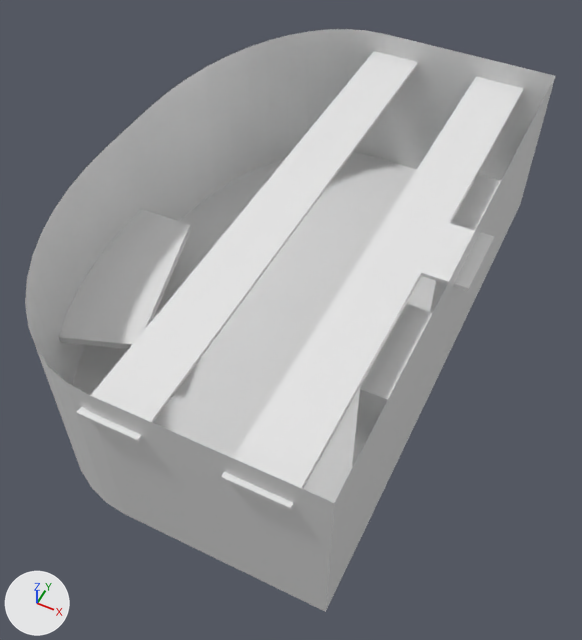
One commit to the Blender file Assets/Models/blenderFiles/LabFloor.blend: the scene before it, then after it.
Camera for both pictures: a 50 mm lens placed at (2.49, -14.49, 17.59), pointed at (-4.33, -0.85, 0.54). Arrows for +X, +Y and +Z are at lower left; the lights stay in place.

In view in the first picture: 'Case', 'case2', 'floor', 'rack1', 'rack2', 'table'.
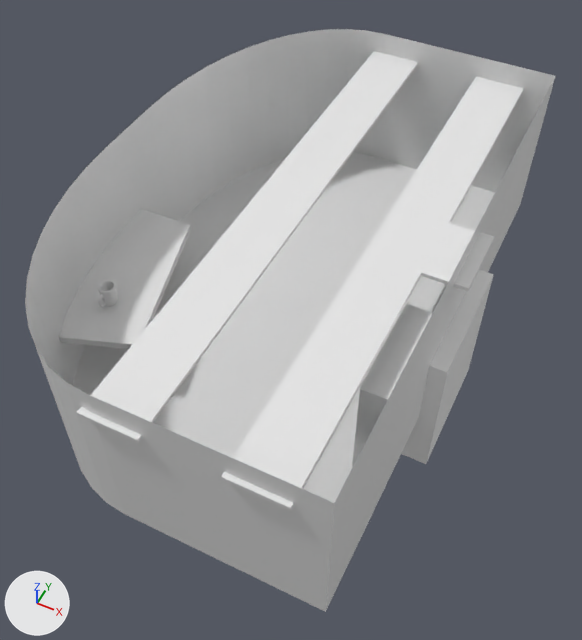
Where the newer file only moved an object's origin or applied its transform, the numbers keep the older frame.

Edits to the bpy script that builds the scene:
```text
Change me_cube_003:
    where me_cube_003.from_pydata(...)  # 96 vertices, 94 faces; spans x -0.53..0.53, y -3.31..0.46, z -2.43..1.76
    used by ob_case; location = (-0.55, 3.88, 1.98); scale = (0.76, 0.76, 0.76)
    me_cube_003 part 1: the whole mesh is multiplied about its middle by the matrix ((1.316, 0.0, 0.0), (0.0, 1.316, 0.0), (0.0, 0.0, 1.316)), then moved by (0.63, -3.69, -2.32)
Add me_circle:
    me_circle.from_pydata(...)  # 250 vertices, 217 faces; spans x -0.96..1.64, y -0.65..3.02, z 0.06..3.18
Add ob_cup:
    ob_cup = bpy.data.objects.new('cup', me_circle)
    ob_cup.location = (-8.4, -3.85, 1.94)
    ob_cup.scale = (0.19, 0.19, 0.19)
    _m = ob_cup.modifiers.new('Solidify', 'SOLIDIFY')
    _m.thickness = 0.4
    _m = ob_cup.modifiers.new('Subdivision', 'SUBSURF')
    _m.levels = 3
    _m.render_levels = 3
```

Boxes (x1, y1, x2, y2) around the edits, measured in the pictures (582 x 640 px):
'Case', reshaped (31% wider, 40% taller)
    before: (430, 174, 501, 312)
    after: (401, 270, 494, 464)
'cup', added
    after: (98, 280, 118, 307)
